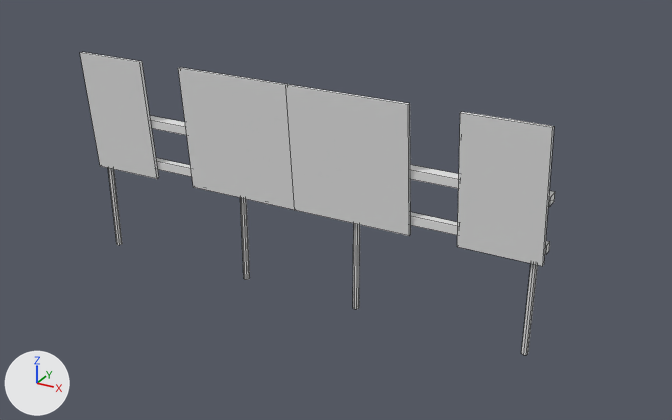
Before and after pictures for a commit that changed the FBX model models/airport gates/AirportSign.fbx.
Camera for both pictures: a 50 mm lens placed at (13.88, -39.55, 14.61), pointed at (1.22, -16.51, 3.1). Lighting does not change. The marker at lower left points along +X, +Y and +Z. The older version comes first. Mesh edges are drawn as thin lines.

The first picture shows 'Vert'.
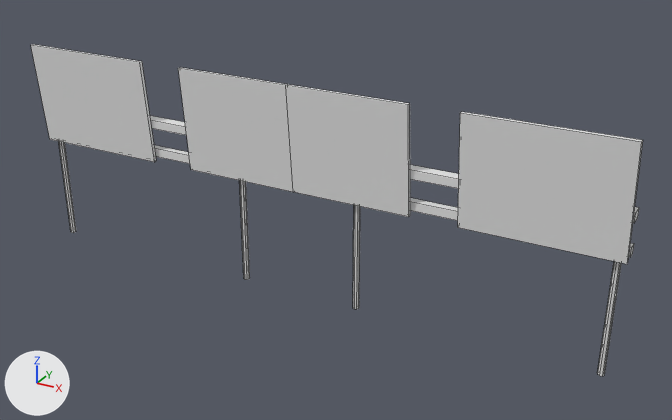
Where the change shows, as pixel boxes [x1, y1, x2, y2] in the pictures (672 x 420 px; the box of a moved part takes in the faces that stretch with it):
'Vert', reshaped (29% wider, 10% taller)
    before: [80, 52, 555, 355]
    after: [31, 44, 643, 376]
part 1 of me_vert_005, moved or reshaped
    before: [521, 264, 538, 355]
    after: [597, 261, 621, 376]
part 2 of me_vert_005, moved or reshaped
    before: [457, 112, 554, 266]
    after: [458, 112, 643, 264]
part 3 of me_vert_005, moved or reshaped
    before: [156, 158, 550, 255]
    after: [154, 145, 634, 257]
part 4 of me_vert_005, moved or reshaped
    before: [150, 116, 555, 207]
    after: [150, 116, 639, 223]
part 5 of me_vert_005, moved or reshaped
    before: [108, 168, 122, 245]
    after: [59, 141, 76, 233]
part 6 of me_vert_005, moved or reshaped
    before: [80, 52, 159, 179]
    after: [31, 44, 156, 162]
part 7 of me_vert_005, moved or reshaped
    before: [178, 68, 411, 236]
    after: [178, 68, 410, 217]

The change in detail:
me_vert_005 is used by ob_vert; location (0.0, -16.74, 0.0).
Before the commit, vertices of me_vert_005: 32 (3.9, -0.2, 3.0) at pixel (409, 235), 38 (3.9, -0.1, 3.0) at pixel (410, 234), 52 (0.0, -0.2, 3.0) at pixel (294, 210), 54 (0.0, -0.1, 3.0), 96 (-3.9, -0.2, 3.0) at pixel (193, 187).
Before the commit, vertices of me_vert_005: 102 (-3.9, -0.1, 3.0).
me_vert_005 had 116 vertices, 74 faces and spanned x -7.9..7.9, y -0.6..0.1, z 0.0..7.1.
me_vert_005 now has 116 vertices, 74 faces and spans x -10.1..10.1, y -0.6..0.1, z 0.0..7.1.
me_vert_005 part 1: the loose piece of 16 vertices spanning x 7.5..7.7, y -0.1..0.1, z 0.0..5.0 is moved by (2.2, 0.0, 0.0).
me_vert_005 part 2: the loose piece of 8 vertices spanning x 5.4..7.9, y -0.6..-0.1, z 3.0..7.1 is scaled about its middle by (1.88, 0.858, 0.846), then moved by (1.1, 0.0, 0.3).
me_vert_005 part 3: the loose piece of 12 vertices spanning x -7.9..7.9, y -0.1..0.1, z 3.3..3.6 is scaled about its middle by (1.28, 1, 1), then moved by (0.0, 0.0, 0.5).
me_vert_005 part 4: the loose piece of 12 vertices spanning x -7.9..7.9, y -0.3..0.1, z 4.8..5.1 is scaled about its middle by (1.28, 1, 1).
me_vert_005 part 5: the loose piece of 16 vertices spanning x -7.7..-7.5, y -0.1..0.1, z 0.0..5.0 is moved by (-2.2, 0.0, 0.0).
me_vert_005 part 6: the loose piece of 8 vertices spanning x -7.9..-5.4, y -0.6..-0.1, z 3.0..7.1 is scaled about its middle by (1.88, 0.858, 0.846), then moved by (-1.1, 0.0, 0.3).
Part 7, on me_vert_005:
Vertices 32, 38, 52, 54, 96, 102 of me_vert_005 move by (0.0, -0.1, 0.6).
